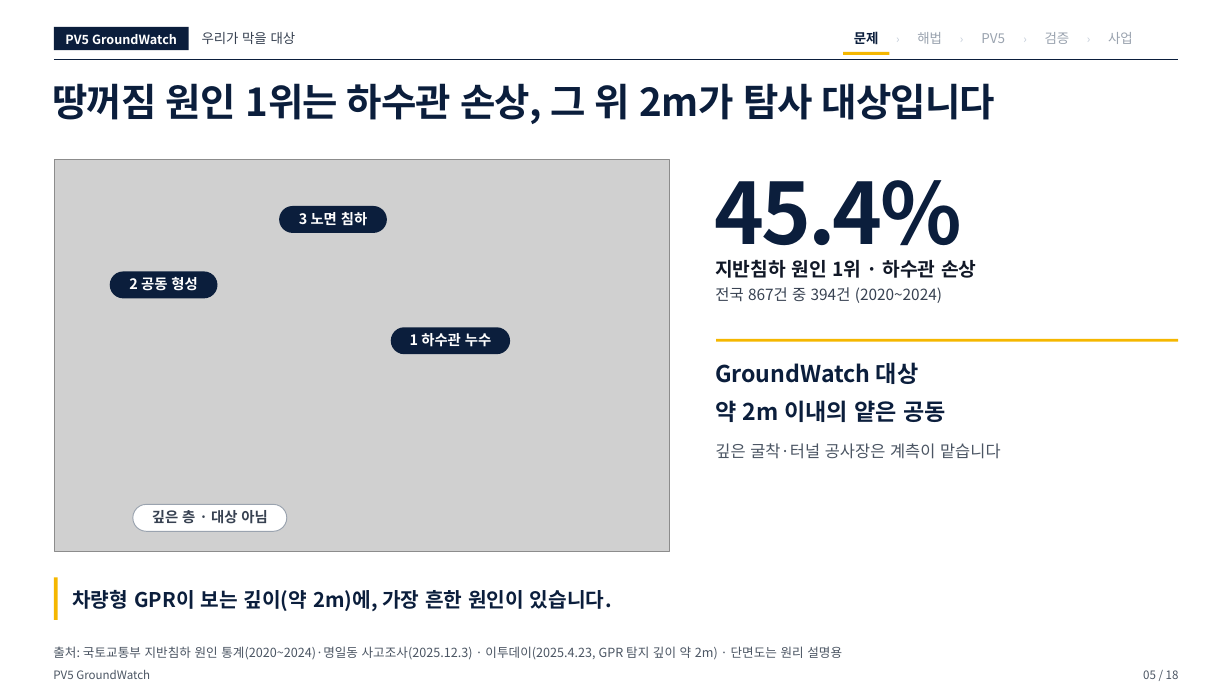
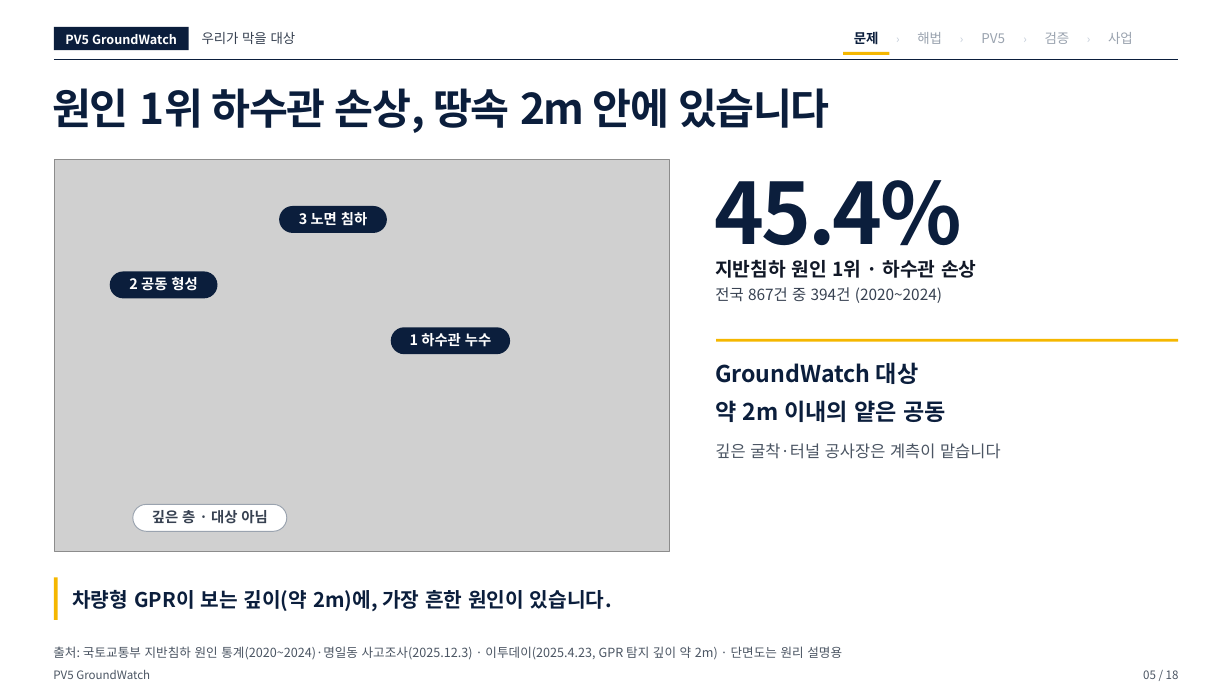
Before and after one commit to woojin-choe/pv5-hose-lab, a slide deck: slide 5 of ppt_all/PV5_GroundWatch_10_25.pptx. Drawn at 1232x693 pixels with LibreOffice and Linux fonts; fonts in the diff are those of the drawing; grey boxes stand for pictures. Boxes give left, top, right and bottom in pixels: in the first picture for what was removed or moved away, otherwise in the second. Text is boxed around its words. In the diff, an @@ line names an element or a change of style, - is before the commit and + after.

```diff
--- a/ppt_all/PV5_GroundWatch_10_25.pptx
+++ b/ppt_all/PV5_GroundWatch_10_25.pptx
@@ text at (52,88,830,133): text changed; size 30 to 33 pt @@
-땅꺼짐 원인 1위는 하수관 손상, 그 위 2m가 탐사 대상입니다
+원인 1위 하수관 손상, 땅속 2m 안에 있습니다
```
Also in this commit, not shown: 11 other slides changed, 17 other files.
